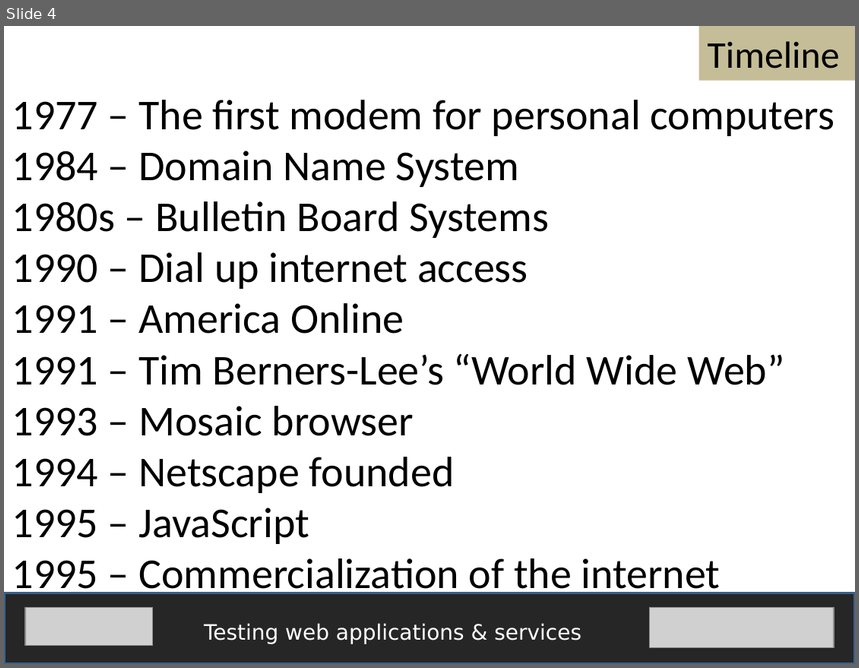
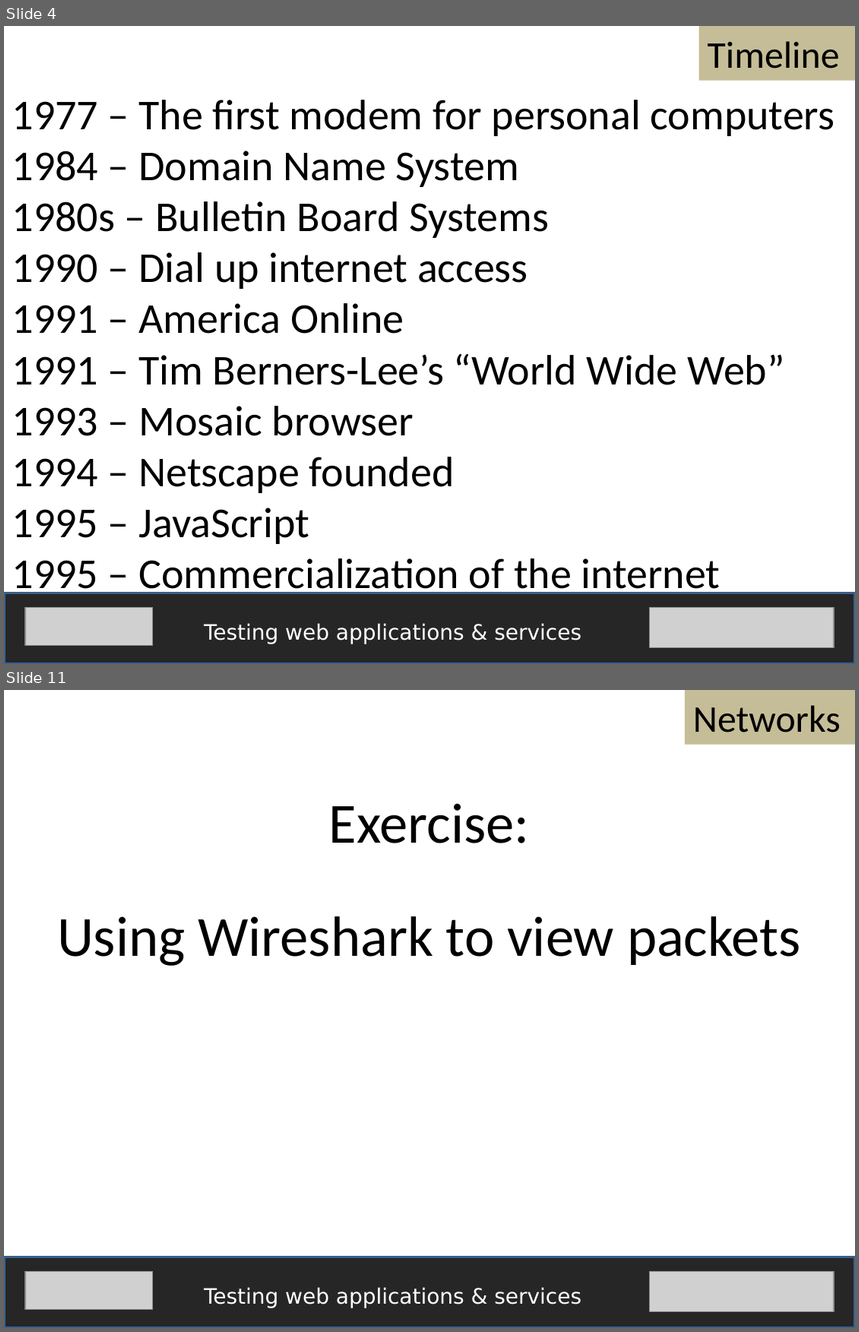
Before and after one commit to fijiaaron/testing-web-apps-and-services, a slide deck: presentations/A technical understanding of the web.pptx. Shown one above the other, each under a label of ours: slide 4 before the commit, slides 4 and 11 after it; the slides between them are not shown. The pictures are 859x668 and 859x1332 pixels, drawn with LibreOffice and Linux fonts; fonts in the diff are those of the drawing; grey boxes stand for pictures. Boxes give left, top, right and bottom in pixels: in the first picture for what was removed or moved away, otherwise in the second. Text is boxed around its words. In the diff, an @@ line names an element or a change of style, - is before the commit and + after.

```diff
--- a/presentations/A technical understanding of the web.pptx
+++ b/presentations/A technical understanding of the web.pptx
@@ slide 11 added at (x1=4, y1=690, x2=855, y2=1328), background #FFFFFF @@
@@ rectangle added at (x1=685, y1=690, x2=855, y2=745), fill #C4BD97, 32 pt, text #000000 @@
+Networks
@@ text added at (x1=329, y1=803, x2=530, y2=844), 48 pt, text #000000 @@
+Exercise:
@@ text added at (x1=57, y1=916, x2=801, y2=966), 48 pt, text #000000 @@
+Using Wireshark to view packets
@@ rectangle added at (x1=4, y1=1258, x2=855, y2=1328), fill #262626, outline #3A5F8C 2 pt @@
@@ picture added at (x1=25, y1=1271, x2=153, y2=1309) @@
@@ picture added at (x1=649, y1=1271, x2=834, y2=1312) @@
@@ text added at (x1=204, y1=1287, x2=582, y2=1309), 18 pt, text #FFFFFF @@
+Testing web applications & services
```
Also in this commit, not shown: 1 slide changed, 6 other slides added, 4 other files.
